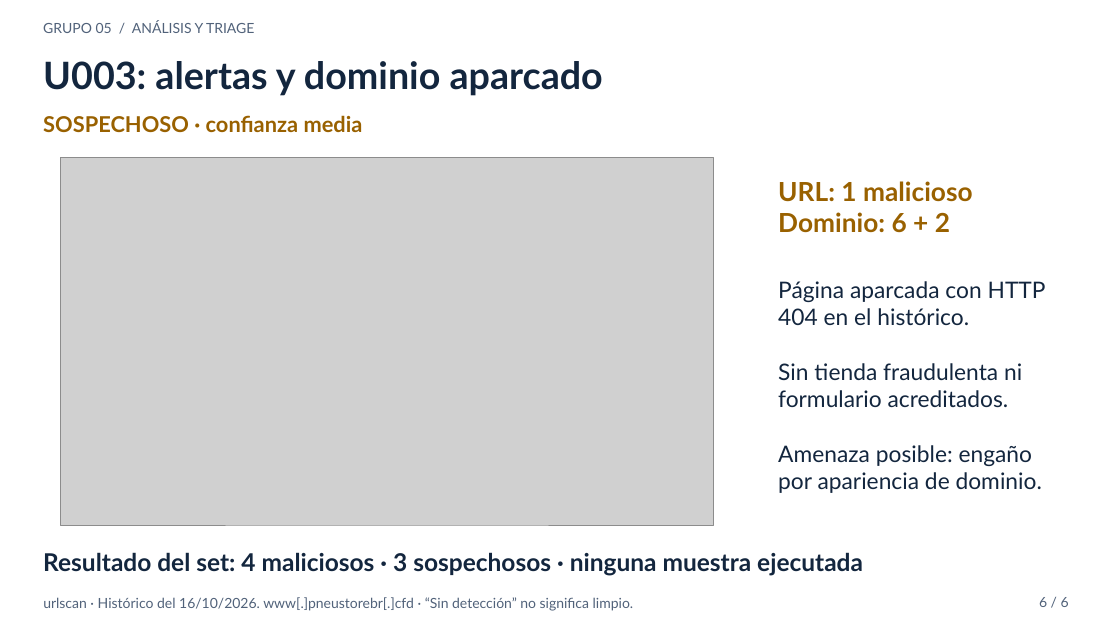
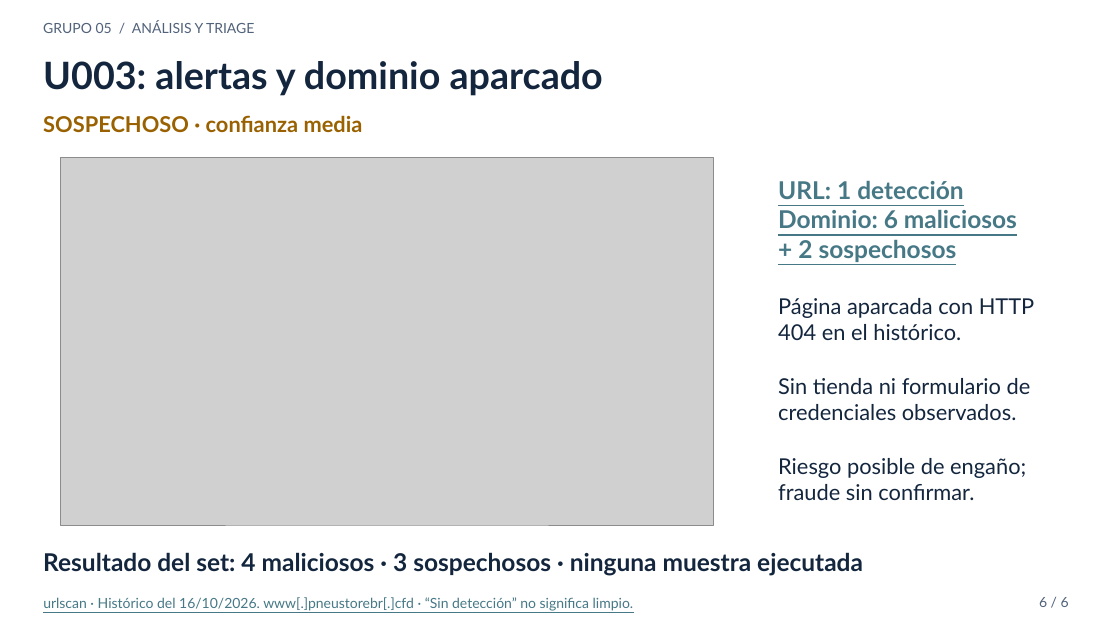
Before and after one commit to FranDSchz/ciberseguridad-phishing-lab, a slide deck: slide 6 of docs/informe-grupo05/entrega/Grupo_05_Presentacion_Consolidada.pptx. Drawn at 1120x630 pixels with LibreOffice and Linux fonts; fonts in the diff are those of the drawing; grey boxes stand for pictures. Boxes give left, top, right and bottom in pixels: in the first picture for what was removed or moved away, otherwise in the second. Text is boxed around its words. In the diff, an @@ line names an element or a change of style, - is before the commit and + after.

```diff
--- a/docs/informe-grupo05/entrega/Grupo_05_Presentacion_Consolidada.pptx
+++ b/docs/informe-grupo05/entrega/Grupo_05_Presentacion_Consolidada.pptx
@@ text at box(778, 181, 1017, 262): text changed; size 22.5 to 21 pt; text colour #996100 to #467886 @@
-URL: 1 malicioso
-Dominio: 6 + 2
+URL: 1 detección
+Dominio: 6 maliciosos
++ 2 sospechosos
@@ text "Página aparcada con HTTP 404 ...": place and size @@
-text "Página aparcada con HTTP 404 ..." at box(778, 281, 1046, 493)
+text "Página aparcada con HTTP 404 ..." at box(778, 298, 1035, 500)
@@ text at box(778, 298, 1035, 340): size 19.5 to 18.8 pt in "Página aparcada con HTTP 404 en el ..." @@
@@ text at box(778, 378, 1031, 500): text changed; size 19.5 to 18.8 pt @@
-Sin tienda fraudulenta ni formulario acreditados.
-Amenaza posible: engaño por apariencia de dominio.
+Sin tienda ni formulario de credenciales observados.
+Riesgo posible de engaño; fraude sin confirmar.
@@ text "urlscan · Histórico del 16/10/2026. ..." at box(43, 597, 634, 611): text colour #51627A to #467886, underline on @@
```
Also in this commit, not shown: 5 other slides changed, 4 other files.
